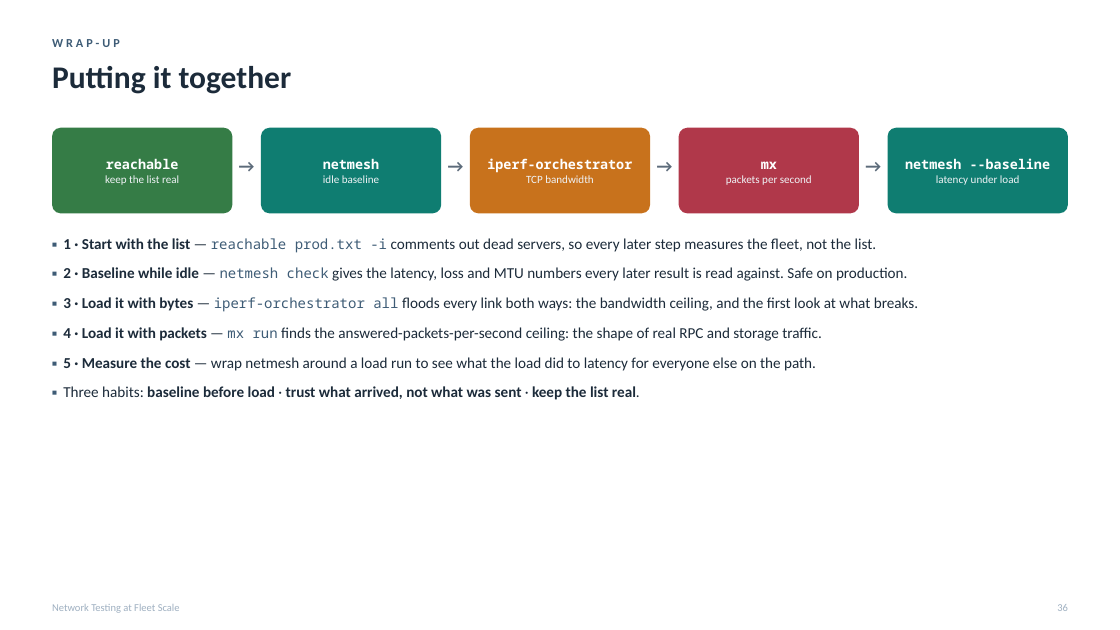
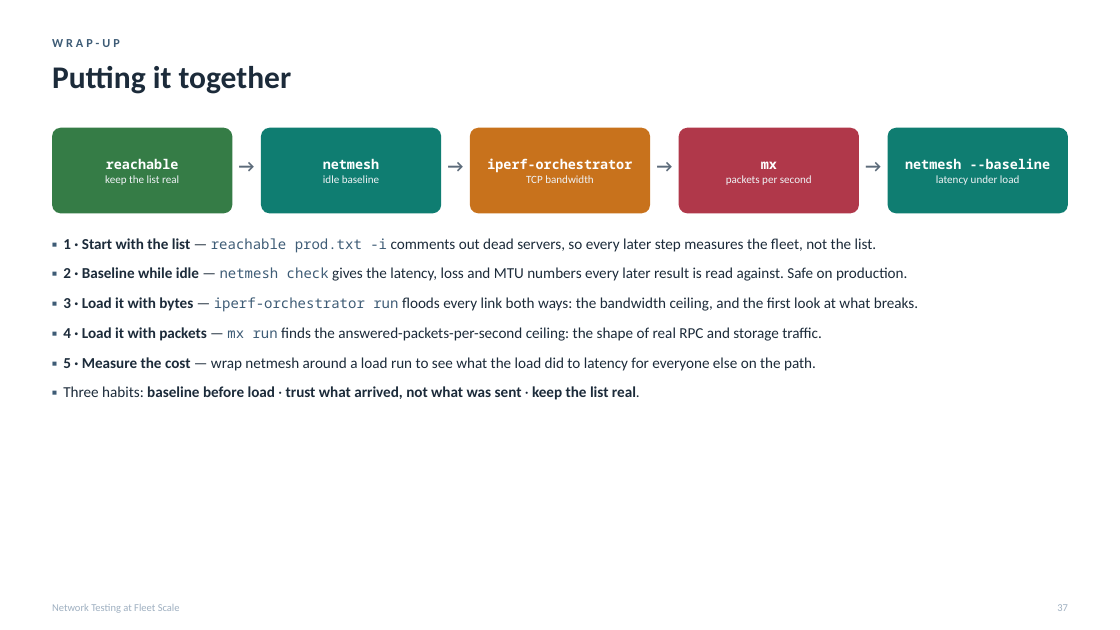
Before and after one commit to MartinGallagher-code/presentations, a slide deck: slide 37 of network-testing/network_testing.pptx (slide 36 before the commit). Drawn at 1120x630 pixels with LibreOffice and Linux fonts; fonts in the diff are those of the drawing. Boxes give left, top, right and bottom in pixels: in the first picture for what was removed or moved away, otherwise in the second. Text is boxed around its words. In the diff, an @@ line names an element or a change of style, - is before the commit and + after.

```diff
--- a/network-testing/network_testing.pptx
+++ b/network-testing/network_testing.pptx
@@ text at [63,297,918,312]: text changed @@
-▪ 3 · Load it with bytes — iperf-orchestrator all floods every link both ways: the bandwidth ceiling, and the first look at what breaks.
+▪ 3 · Load it with bytes — iperf-orchestrator run floods every link both ways: the bandwidth ceiling, and the first look at what breaks.
@@ text at [1057,604,1068,611]: text changed @@
-36
+37
```
Also in this commit, not shown: 22 other slides changed, 2 slides added, 1 slide removed, 1 other file.
